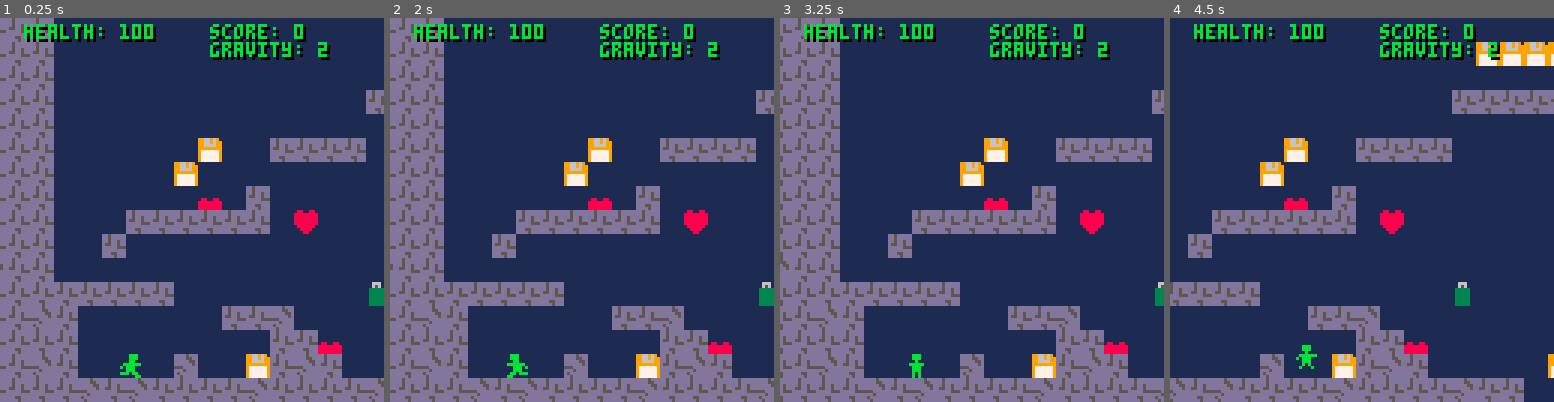
Above: before the commit, frames 1-4 (left to right).
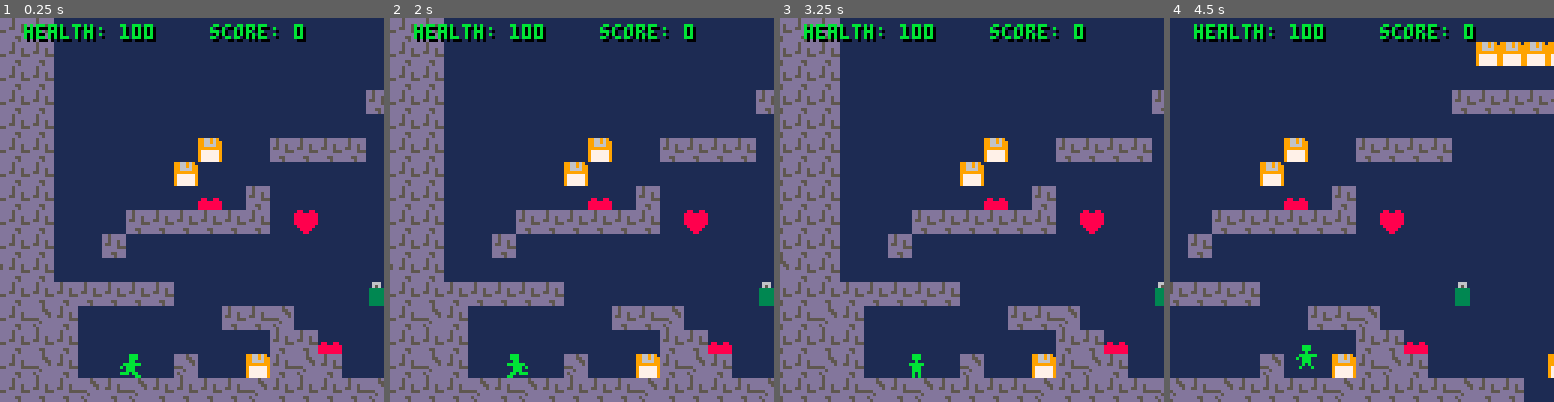
Above: after the commit, the same moments.

Repository: exitguy/exitgame
Game: PICO-8 cartridge exitgame.p8
The game is run twice, just before and just after one commit, with the same random seed, the same clock (stepped at 60 frames per second) and the same inputs.
Inputs:
- Up to frame 1 (0.25 s): no input
- Up to frame 2 (2 s): tap O (Z key) at 0.33, 0.7, 1.43 s; tap X (X key) at 1.07 s; hold Left from 1.97 s (still down)
- Up to frame 3 (3.25 s): tap X (X key) every 0.33 s from 2.07 to 3.07 s; tap O (Z key) at 2.22, 3.1 s; release Left at 2.37 s; hold Right from 2.87 s (still down)
- Up to frame 4 (4.5 s): tap X (X key) every 0.33 s from 3.4 to 4.4 s; release Right at 3.53 s; hold Up 3.58-4.08 s; tap O (Z key) at 3.98 s; hold Right from 4.13 s (still down)

The runs differ from the first frame. In frame 1, 0.9% of the frame differs, in the area x 54-86%, y 6-11%; in frame 2, 0.9%; in frame 3, 0.9%; in frame 4, 0.9%.

Commit message:
Levelllzzzzz

Diff:
--- a/exitgame.p8
+++ b/exitgame.p8
@@ -9,6 +9,7 @@
 --
 
 function _init()
+ starttime=time()
  player={
   x=70,    -- x-axis
   y=112,   -- y-axis
@@ -27,19 +28,31 @@
  gravity=2
  jforce=0
  state="play"
+ level=0
+ prevlevel=0
  music(0)
+ replace_tiles()
 end
 
 function _update()
   if (state=="gameover" or state=="theend") and btn(❎) then
     state="play"
+    reload(0x1000, 0x1000, 0x2000)
     _init()
-    reload(0x1000, 0x1000, 0x2000)
   end
   if state=="gameover" then
     if player.health<=0 then
       music(9)
       player.health=100
+    end
+  elseif state=="lvlup" then
+    if level - prevlevel < 128 then
+      level += 2
+      player.y += 2
+    end
+    if level - prevlevel == 128 then
+      prevlevel+=128
+      state="play"
     end
   elseif state=="play" then
     move(player)
@@ -55,7 +68,7 @@
     spawn_enemies()
     for e in all(enemies) do
      e.x+=e.way
-     if collide(e) then
+     if collide(e) or ecollide(e) then
       if e.way==.2 then
         e.way=-.2
         e.f=false
@@ -82,14 +95,15 @@
 end
 
 function _draw()
- if state=="play" then
+ if state=="play" or state=="lvlup" then
   cls(1)
   spr(player.sp,player.x,player.y,1,1,player.f)
   map()
-  camera((player.x - 40),0)
-  dsprint("health: "..player.health,player.x -32, 2 ,11,0)
-  dsprint("score: "..player.p,player.x +30, 2 ,11,0)
-  dsprint("gravity: "..gravity,player.x +30, 8 ,11,0)
+  camera((player.x - 40),0+level)
+  dsprint("health: "..player.health,player.x -32, level +2 ,11,0)
+  dsprint("score: "..player.p,player.x +30, level +2 ,11,0)
+  dsprint("temp. exit",108*8, 220,11,0)
+  dsprint("level not done yet ;-)",108*8, 226,11,0)
   for e in all(enemies) do
    spr(e.sp,e.x,e.y,1,1,e.f)
   end
@@ -111,6 +125,7 @@
   dsprint("you've reached the exit!",20,32,0,11)
   dsprint("your score: "..player.p,20,40,0,11)
   dsprint("press ❎ to play again!",20,64,0,11)
+  dsprint("time played: "..timeplayed,20,110,0,11)
   dsprint("https://youtube.com/@ex-itguy",11,121,15,0)
   spr(62,1,120,1,1)
  end
@@ -119,7 +134,14 @@
 function spawn_enemies()
  local campos=((player.x-40)/8)
  for x=campos,campos+15 do
-  for y=0,15 do
+  for y=(level/8),(level/8)+15 do
+   if level==0 or level==127 then
+     eway=-.2
+     eflip=false
+   else
+     eway=.2
+     eflip=true
+   end
    -- robots
    if mget(x,y)==20 then
     add(enemies,{
@@ -127,15 +149,27 @@
      y=y*8,
      w=7,
      h=7,
+     f=eflip,
      sp=21,
      sf=21,
      sc=2,
      st=0,
-     way=-.2
+     way=eway
     })
     mset(x,y,0)
    end -- robot
   end
+ end
+end
+
+function replace_tiles()
+ for x=0,127 do
+   for y=0,63 do
+     -- robots
+     if mget(x,y)==16 then
+       mset(x,y,17)
+     end
+   end
  end
 end
 
@@ -146,6 +180,29 @@
           or a.y>b.y+b.h
           or a.x+a.w<b.x
           or a.y+a.h<b.y)
+end
+
+-- collision detection --
+function ecollide(o)
+
+ -- all corners of our enemy
+ local x1=o.x/8     -- left on the x-axis
+ local y1=o.y/8     -- top on the y-axis
+ local y2=(o.y+7)/8 -- bottom on the y-axis
+ local x2=(o.x+7)/8 -- right on the x-axis
+
+ local a=fget(mget(x1,y1),1) -- top left
+ local b=fget(mget(x1,y2),1) -- bottom left
+ local c=fget(mget(x2,y2),1) -- bottom right
+ local d=fget(mget(x2,y1),1) -- top right
+
+ if t == "top" then
+   return e
+ elseif (a and b) or (c and d) then
+  return true
+ else
+  return false
+ end
 end
 -->8
 function die(o)
@@ -274,7 +331,7 @@
    o.y=ly
  end
 
- if o.y>=128 then
+ if o.y>=level+128 then
    o.health=0
  end
 end
@@ -318,8 +375,11 @@
    jforce=15
    sfx(3)
  end
+ if tile == 60 then
+   levelup()
+ end
  if tile == 63 then
-   state="theend"
+   theend()
  end
 end
 -->8
@@ -331,6 +391,111 @@
   print (t,x+1,y+1,s)
   print (t,x,y,c)
 end
+-->8
+function levelup()
+  state="lvlup"
+end
+
+function theend()
+  state="theend"
+  timeplayed=time() - starttime
+end
+…(96 lines of a section not shown)…
 
 
 
@@ -495,99 +660,115 @@
 
 
 __gff__
-0000000000000000000400000000000000000000000000000000000000000000010001000000000000000000000000000101010101000000000000000000000000000000000000000000000000000000000000000000000000000000000000000000000000000000000000000000000000000000000000000000000000000000
+0000000000000000000400000000000000020000000000000000000000000000010001000000000000000000000000000101010101010000000000000000000000000000000000000000000000000000000000000000000000000000000000000000000000000000000000000000000000000000000000000000000000000000
 0000000000000000000000000000000000000000000000000000000000000000000000000000000000000000000000000000000000000000000000000000000000000000000000000000000000000000000000000000000000000000000000000000000000000000000000000000000000000000000000000000000000000000
 __map__
-2020202020200000000000000000000000000000000000000000000000000000000000000000000000000000000000000000000000000000000000000000000000000000000000000000000000000000000000000000000000000000000000000000000000000000000000000000000000000000000000000000000000000000
-2020202020200000000000000000000000000000090909090000000000000000000000000000000000000000000000000000000000000000000000000000000000000000000000000000000000000000000000000000000000000000000000000000000000000000000000000000140000000000000000000000202020202120
+2020202020200000000000000000000000000000000000000000000000000000000000000000000000000000000000000000000000000000000000000000000000000000000000000000000000000000000000000000000000000000000000000000000000000000000000000000000000000000000000202020000000000000
+2020202020200000000000000000000000000000090909090000000000000000000000000000000000000000000000000000000000000000000000000000000000000000000000000000000000000000000000000000000000000000000000000000000000000000001000000000141000000000000000000000202020202120
 2020202020200000000000000000000000000000000000000000000000000000000000000000000000000000000000000000000000000000000000000000000000000000000000000000000000000000000000000000002222222222220000000022222222220000000022222222220000000022222222220000000000000a20
 2020202020200000000000000000000000000020202020202000000000000000000000000000000000000000000000000000000000000000000000000000000000000000000000000000000000000000000000000000000000000000000000000000000000000000000000000000000000000000000000000000000000000920
 202020202020000000000000000000000000000000000000000000000000000000000000000000000000000000000000000000000000000000000000000000000000000a0a0000000000000000000000000000222222220000000000000000000000000000000000000000000000000000000000000000000000000000000a20
 20202020202000000000000009000020202020000000000000000000000000000000000000090000000c0900000000000000000000000000000000000000000000002020200000000000000000000000000000000000000000000000000000000000000000000000000000000000000000000000000000000000000000000920
 2020202020200000000000090000000000000000000000000000000000000020200000000020202020202000000000000000000000000000000000000000000000000000000000000000000000000022220000000000000000000000000000000000000000000000000000000000000000000000000000000000000000000a20
 2020202020200000000000000d002000000000000000000000000000000c0000000000000000000000000000000000000000000000000000000000000022222200000000000000000000000000000000000000000000000000000000000000000000000000000000000000000000000000000000000000000000000000000920
-202020202020000000202020202020000b000000000000002020202020202000000000000000000000000000000000000000000000000000000000000000000000000000000000000000000000000000000022222222220000000000000000000000000000000000000000000000000000000000000000000000000000000a20
-202020202020000020000000000000000000000000000000000000000000000000000000000000000000000000000000000000000000000c0000000000000000000020200000000000000000000000000000000000000000000000000000000000000000000000000000000000000000000000000000000000000000000a0920
-2020203020200000000000000000000000000000000000000000000000140009000900000000000000000000000000000000000000093132330000000000000000000000000000000000000000000000202020000000000000000000000000000000000000000000000000000000000000000000000000000000000000090a20
-202020202120202020202000000000000000000a00000000000000000022222222222222000000000000000000000000000000222222222222220b000000002222000000000000000000000000002020202020000000000000000000000000000000000000000000000000000000000000000000000000000000222222222220
+202020202020000000202020202020000b00000000000000202020202020200000000000000000000000000000000000000000000000000000000000000000000000000000000000000000000000000000002222222222000000000000000000000000000000000000000a000000000000000000000000000000000000000a20
+202020202020000020000000000000000000000000000000000000000000000000000000000000000000000000000000000000000000000c0000000000000000000020200000000000000000000000000000000000000000000000000000000000000010000009000014200000000000000000000000000000000000000a0920
+2020203020200000000000000000000000000000000000000000000000140009000900000000000000000000000000000000000000093132330000000000000000000000000000000000000000000000202020000000000000090009000000000000000020202020202020000000000000000000000000000000000000090a20
+202020202120202020202000000000000000000a00000000000000000022222222222222000000000000000000000000000000222222222222220b00000000222200000000000000000000000000202020202000000000203020302030000b000020202020000000000000000000000000000000000000000000222222222220
 000021202030210000000000002020300000000000000000000000000000000000000000000000000000000000000000000000000000000000000000000000000000000000000000000c002020202020202020000000000000000000000000000000000000000000000000000000000000000000000000000000000000000b20
-0a002121212121000000000000000020200d00000000000000000000000000000000000000000000000c000000000000000000000000000000000020000000000020200000000000002020202020202020000000000000000000000000000000000000000000000000000000000000000000000000000000000000002f000020
-0a0020202030200000000030000009203020000000000009000000000000000000000000000000003132330000000000140020300000000000000000000000000000000000002020202020202020202020000000000000140000000000000000000000000000000000000000000000000000000000000000000000003f000a20
-2020202020202030203020202020302020202030202000002020202020202020202020202020202020202020202020202020202030202030202030202000000020202020202020202020202020202020202020202020202020202020202020202020202020202020202020202020202020202020202020202020202020202020
-…(77 lines of a section not shown)…
+0a002121212121000000000000000020200d00000000000000000000000000000000000000000000000c00000000000000000000000000000000002000000000002020000000000000202020202020202000000000000000000000002020202000000000000000000000000b000000000c003500000000000000003b2c2b0020
+0a00202020302000000000300000092030200000000000090000000000000000000000000000000031323300000000001400203000000000000000000000000000000000000020202020202020202020200000000000000000000000000000001400000000000000000010000000003132323334000000000000003b3c2b0a20
+2020202020202030203020202020302020202030202000002020202020202020202020202020202020202020202020202020202030202030202030202000000020202020202020202020202020202020202020202020202020202020202020202020202020202020202000000020202020202020202020202020202020202020
+2000000000000000000000000000000000000000000000000000000000000000000000000000000000000000000000000000000000000000000000000000000000000000000000000000000000000000000000000000000000000000000000000000000000000000000000000000000000000000000000000000002020200000
+2000000000000000000000000000000000000000000000000000000000000000000000000000000000000000000000000000000000000000000000000000000000000000000000000000000000000000000000000000000000000000000000000000000000000000000000000000000000000000000000000000002020200000
+2000000000000000000000000000000000000000000000000000000000000000000000000000000000000000000000000000000000000000000000000000000000000000000000000000000000000000000000000000000000000000000000000000000000000000000000000000000000000000000000000000002020200000
+2000000000000000000000000000000000000000000000000000000000000000000000000000000000000000000000000000000000000000000000000000000000000000000000000000000000000000000000000000000000000000000000000000000000000000000000000000000000000000000000000000002020200000
+2000000000000000000000000000000000000000000000000000000000000000000000000000000000000000000000000000000000000000000000000000000000000000000000000000000000000000000000000000000000000000000000000000000000000000000000000000000000000000000000000000002020200000
+2000000000000000000000000000000000000000000000000000000000000000000000000000000000000000000000000000000000000000000000000000000000000000000000000000000000000000000000000000000000000000000000000000000000000000000000000000000000000000000000000000002020200000
+2000000000000000000000000000000000000000000000000000000000000000000000000000000000000000000000000000000000000000000000000000000000000000000000000000000000000000000000000000000000000000000000000000000000000000000000000000000000000000000000000000002020200000
+2000000000000000000000000000000000000000000000000000000000000000000000000000000000000000000000000000000000000000000000000000000000000000000000000000000000000000000000000000000000000000000000000000000000000000000000000000000000000000000000000000002020200000
+2000000000000000000000000000000000000000000000000000000000000000000000000000000000000000000000000000000000000000000000000000000000000000000000000000000000000000000000000000000000000000000000000000000000000000000000000000000000000000000000000000002020200000
+2000000000000000000000000000000000000000000000000000000000000000000000000000000000000000000000000000000000000000000000000000000000000000000000000000000000000000000000000000000000000000000000000000000000000000000000000000000000000000000000000000002020200000
+2000000000000000000000000000000000000000000000000000000000000000000000000000000000000000000000000000000000000000000000000000000000000000000000000000000000000000000000000000000000000000000000000000000000000000000000000000000000000000000000000000002020200000
+2000000000000000000000000000000000000000000000000000000000000000000000000000000000000000000000000000000000000000000000000000000000000000000000000000000000000000000000000000000000000000000000000000000000000000000000000000000000000000000000000000002020202020
+20000000000000000000000000000000000000000000000000000000000000000000000000000000000000000000000000000000000000000000000000000000000000000000000000000000000000000000000000000000000000000000000000000000000000000000000000000000000000000000000000000020200b0b20
+203b2c2b000000000000000000000000000000000000000000000000000000000000000000000000000000000000000000000000000000000000000000000000000000000000000000000000000000000000000000000000000000000000000000000000000000000000000000002f0000000000000000000000003b2a2b0020
+203b3c2b000000000000000000000000000000000000000000000000000000000000000000000000000000000000000000000000000000000000000000000000000000000000000000000000000000000000000000000000000000000000000000000000000000000000000000003f0014000000000000000000003b3a2b0020
+2020202020202020202020202020202020202020202020202020202020202020202020202020202020202020202020202020202020202020202020202020202020202020202020202020202020202020202020202020202020202020202020202020202020202020202020202020202020202020202020202020202020202020
+…(77 lines of a section not shown)…
Not shown, changed: 214 lines of the sprite sheet (__gfx__) section of exitgame.p8
